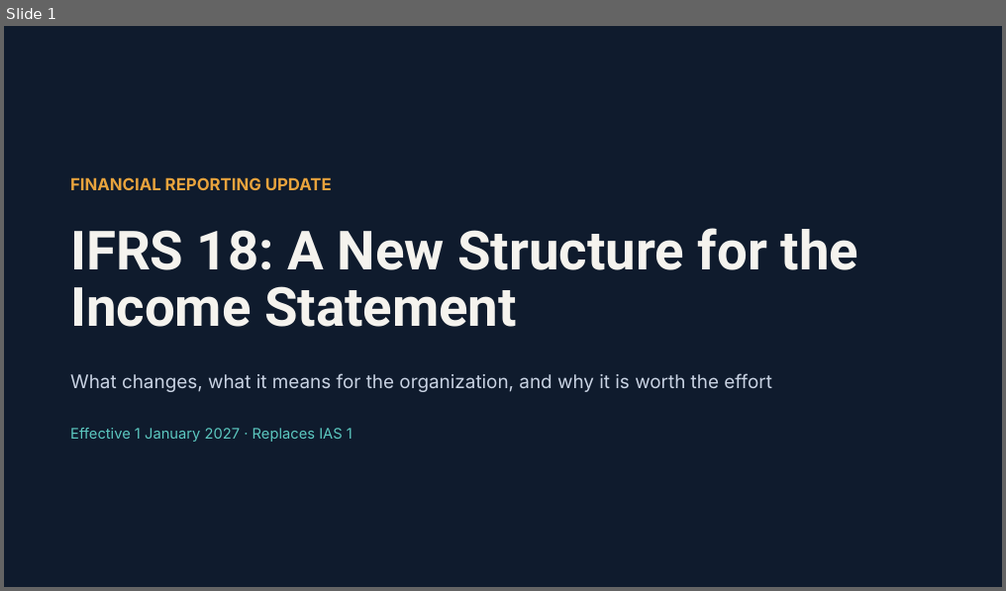
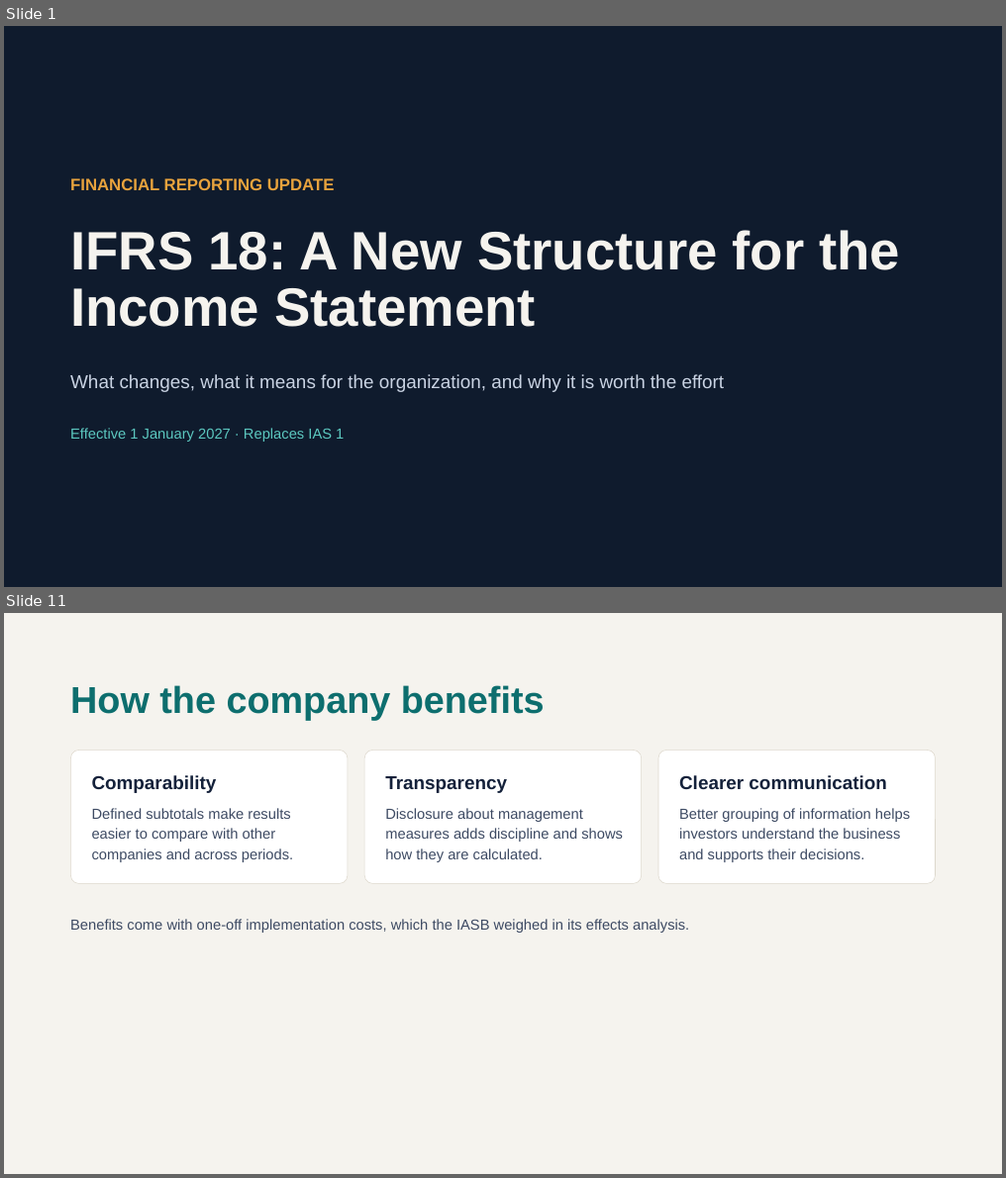
Before and after one commit to arbazm226/arbaz-portfolio, a slide deck: public/Documents/IFRS-18-Changes-Impact-and-Benefits.pptx. Shown one above the other, each under a label of ours: slide 1 before the commit, slides 1 and 11 after it; the slides between them are not shown. The pictures are 1006x591 and 1006x1178 pixels, drawn with LibreOffice and Linux fonts; fonts in the diff are those of the drawing. Boxes give left, top, right and bottom in pixels: in the first picture for what was removed or moved away, otherwise in the second. Text is boxed around its words. In the diff, an @@ line names an element or a change of style, - is before the commit and + after.

Commit message:
Update IFRS 18 presentation

```diff
--- a/public/Documents/IFRS-18-Changes-Impact-and-Benefits.pptx
+++ b/public/Documents/IFRS-18-Changes-Impact-and-Benefits.pptx
@@ slide 11 added at [4,613,1002,1174], background #F5F3EE @@
@@ title added at [70,685,545,720], 36 pt, text #0D6E6E, bold @@
+How the company benefits
@@ rounded rectangle added at [70,750,348,884], fill #FFFFFF, outline #DDD8CC 0.5 pt @@
@@ rounded rectangle added at [364,750,642,884], fill #FFFFFF, outline #DDD8CC 0.5 pt @@
@@ rounded rectangle added at [658,750,936,884], fill #FFFFFF, outline #DDD8CC 0.5 pt @@
@@ text added at [92,775,217,793], 18 pt, text #14213A, bold @@
+Comparability
@@ text added at [385,776,507,793], 18 pt, text #14213A, bold @@
+Transparency
@@ text added at [679,775,887,789], 18 pt, text #14213A, bold @@
+Clearer communication
@@ text added at [92,808,293,862], 14 pt, text #3D4A63 @@
+Defined subtotals make results easier to compare with other companies and across periods.
@@ text added at [385,808,623,862], 14 pt, text #3D4A63 @@
+Disclosure about management measures adds discipline and shows how they are calculated.
@@ text added at [679,808,910,862], 14 pt, text #3D4A63 @@
+Better grouping of information helps investors understand the business and supports their decisions.
@@ text added at [70,919,689,933], 14 pt, text #3D4A63 @@
+Benefits come with one-off implementation costs, which the IASB weighed in its effects analysis.
@@ slide 1 changed as well @@
@@ title "IFRS 18: A New Structure ..." at [70,230,900,327]: font Roboto to Arial @@
@@ font Inter to Arial in 3 elements at [70,178,335,190], [70,374,725,392], [70,428,344,442] @@
```
Also in this commit, not shown: 3 other slides changed, 8 other slides added, 2 slides removed.
